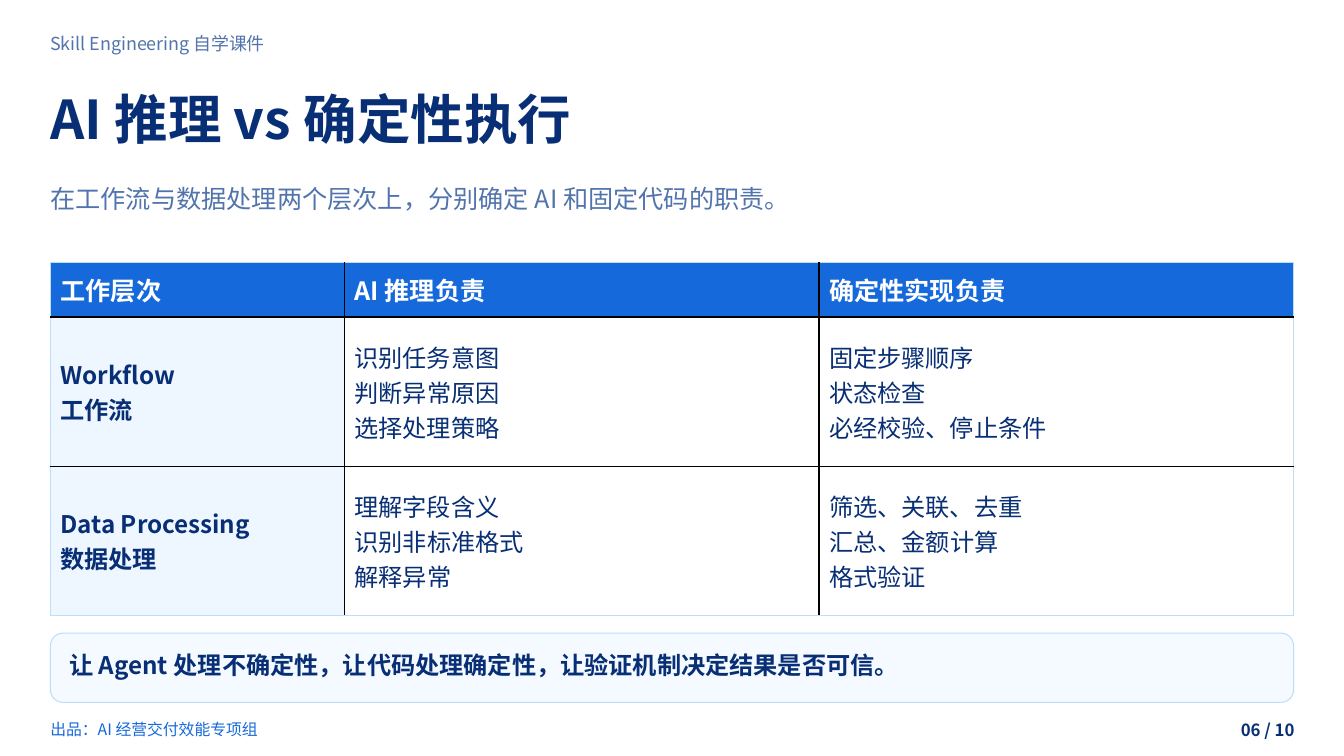
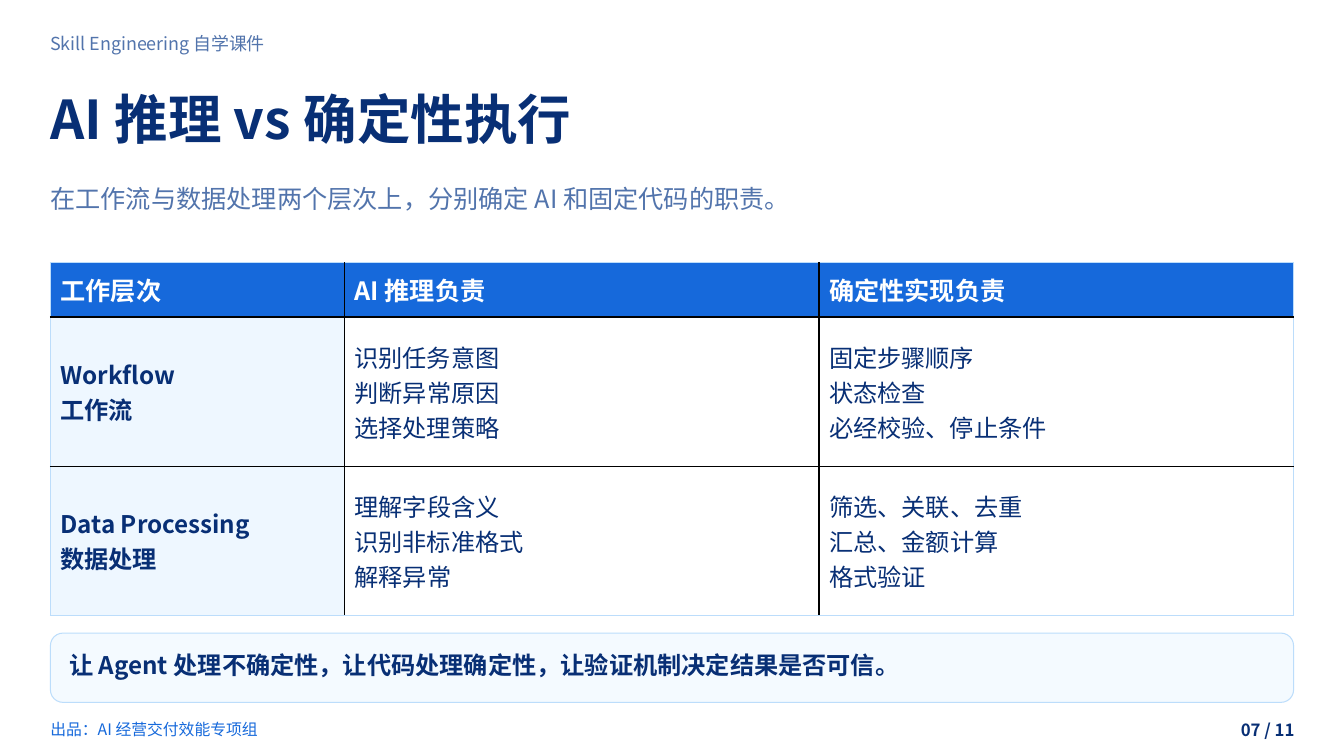
Before and after one commit to zhangjian0410/skill-engineering-guide, a slide deck: slide 7 of dist/downloads/skill-engineering.pptx (slide 6 before the commit). Drawn at 1344x756 pixels with LibreOffice and Linux fonts; fonts in the diff are those of the drawing; background and template pictures are left out. Boxes give left, top, right and bottom in pixels: in the first picture for what was removed or moved away, otherwise in the second. Text is boxed around its words. In the diff, an @@ line names an element or a change of style, - is before the commit and + after.

```diff
--- a/dist/downloads/skill-engineering.pptx
+++ b/dist/downloads/skill-engineering.pptx
@@ text at box(1241, 723, 1295, 737): text changed @@
-06 / 10
+07 / 11
```
Also in this commit, not shown: 9 other slides changed, 1 slide added, 17 other files.
